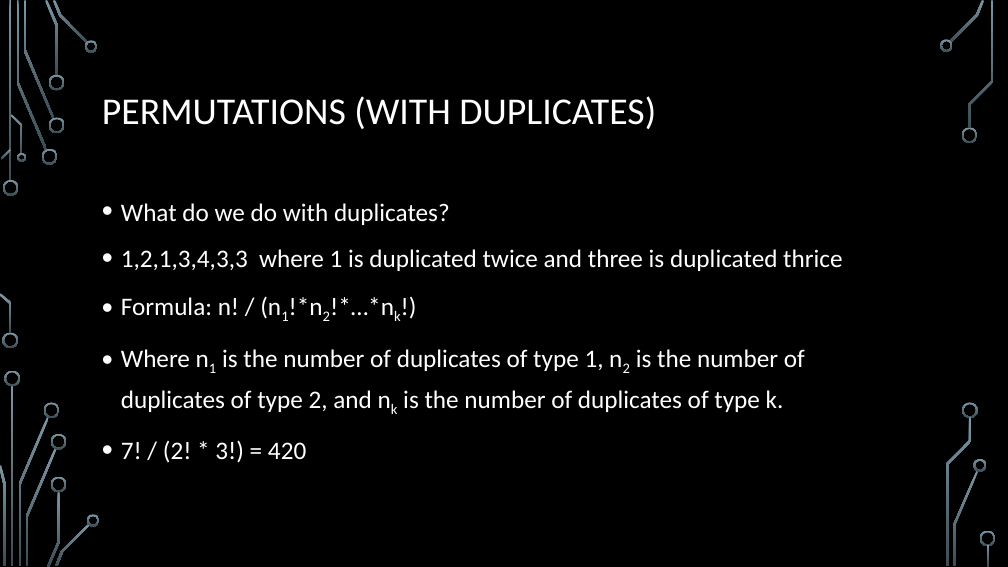
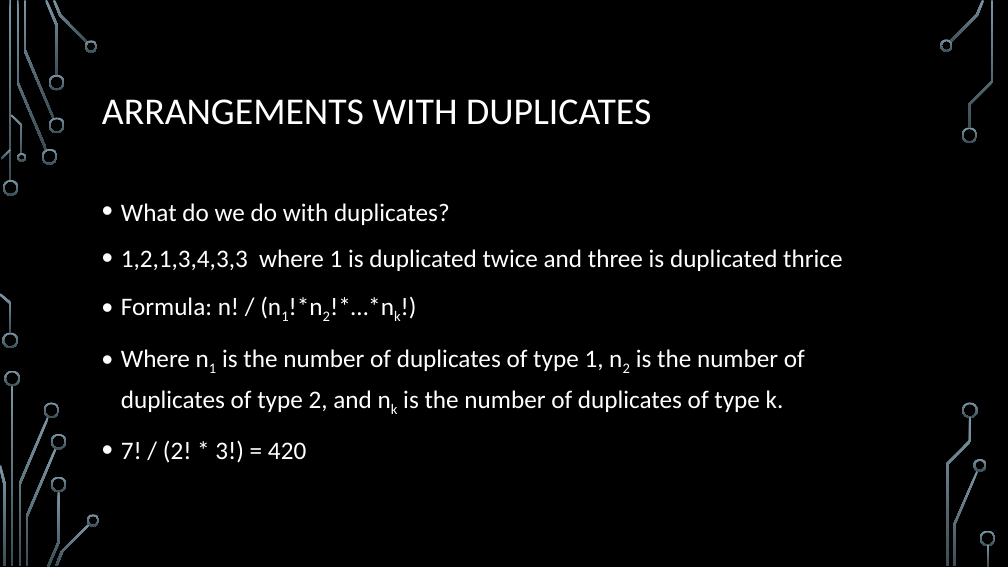
Before and after one commit to jameswilson281/CIS7---Discrete-Structures, a slide deck: slide 4 of Lectures/Lecture 12 - Combinatorics.pptx (slide 5 before the commit). Drawn at 1008x567 pixels with LibreOffice and Linux fonts; fonts in the diff are those of the drawing; background and template pictures are left out. Boxes give left, top, right and bottom in pixels: in the first picture for what was removed or moved away, otherwise in the second. Text is boxed around its words. In the diff, an @@ line names an element or a change of style, - is before the commit and + after.

```diff
--- a/Lectures/Lecture 12 - Combinatorics.pptx
+++ b/Lectures/Lecture 12 - Combinatorics.pptx
@@ title at box(102, 99, 651, 125): text changed @@
-PERMUTATIONS (WITH DUPLICATES)
+ARRANGEMENTS WITH DUPLICATES
```
Also in this commit, not shown: 4 other slides changed, 7 slides added.
